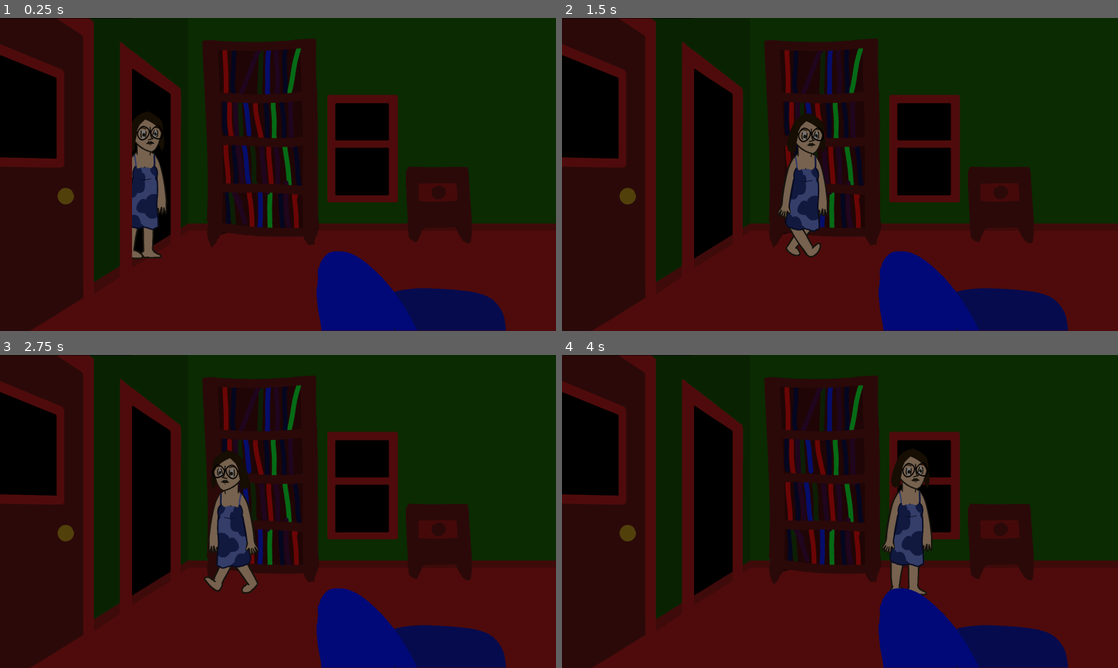
Above: before the commit, frames 1-4 (two rows, left to right).
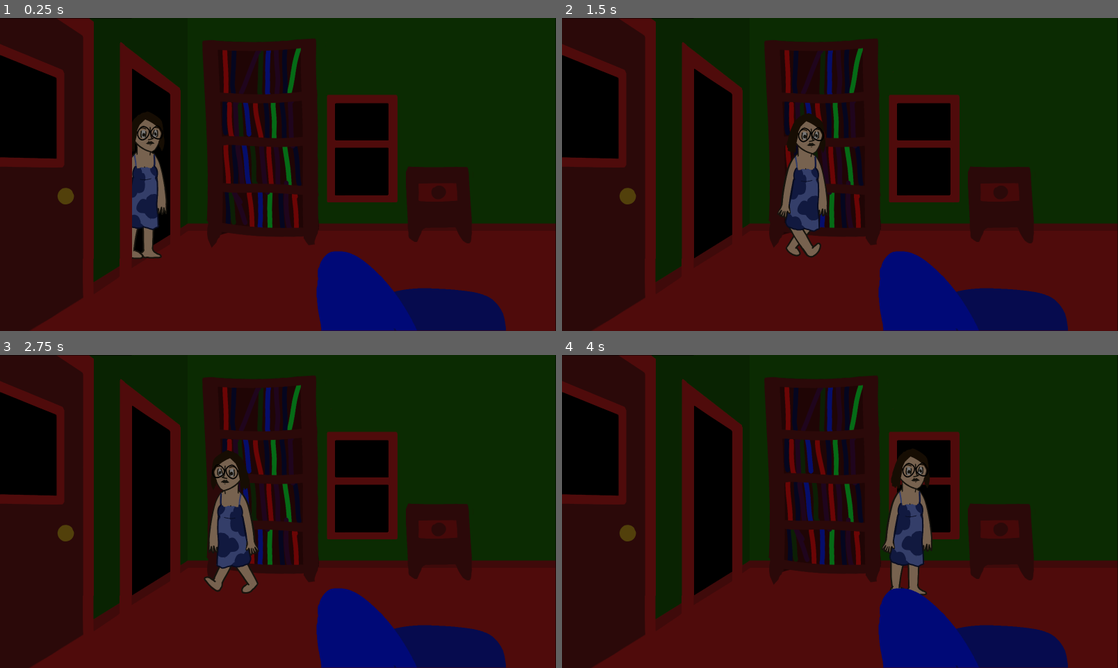
Above: after the commit, the same moments.

Repository: MarmadileManteater/Carbuncle-Game
Game: Godot game, scene res://scenes/living_room/living_room.tscn
The game is run twice, just before and just after one commit, with the same random seed, the same clock (stepped at 60 frames per second) and the same inputs. This scene is started directly instead of the project's main scene. Sound files missing from this copy of the repository are replaced by a short silence.
Inputs (mouse positions are in pixels of both pictures, inside the frame that each line leads up to):
- Up to frame 1 (0.25 s): no input
- Up to frame 2 (1.5 s): tap Enter at 0.5 s; move the mouse to (962, 158) at 0.52 s; hold Right (ui_right) from 0.53 s (still down); click (962, 158) at 0.67 s; move the mouse to (728, 190) at 1.27 s
- Up to frame 3 (2.75 s): move the mouse to (333, 442) at 2.02 s; release Right (ui_right) at 2.03 s; hold Left (ui_left) from 2.03 s (still down)
- Up to frame 4 (4 s): move the mouse to (812, 574) at 2.77 s; release Left (ui_left) at 2.78 s; hold Right (ui_right) from 2.78 s (still down); click (812, 574) at 2.92 s; move the mouse to (1006, 558) at 3.52 s

The runs differ from the first frame. In frame 1, 0.3% of the frame differs, in the area x 16-100%, y 12-100%; in frame 2, 0.3%; in frame 3, 0.3%; in frame 4, 0.3%.

Commit message:
Add carbunkle from left

Diff:
--- a/project/scenes/global/global.gd
+++ b/project/scenes/global/global.gd
@@ -10,6 +10,7 @@
 var searches: int = 0
 var carbunkle_state: CarbunkleState = CarbunkleState.new()
 var is_basement_door_locked: bool = true
+var carbunkle_direction: DefaultScene.Direction
 
 # Called when the node enters the scene tree for the first time.
 func _ready() -> void:
@@ -18,12 +19,21 @@
 	$CarbunkleTimer.timeout.connect(
 		func():
 			if carbunkle_state.phase > 1:
-				knock()
 				if carbunkle_state.phase != 6:
 					carbunkle_state.move()
+				knock()
 				loaded_scene.update_carbunkle_location(carbunkle_state.location)
 	)
 	$CarbunkleTimer.start()
+	$Jukebox.phase_change.connect(
+		func(phase):
+			if phase > carbunkle_state.phase:
+				carbunkle_state.phase = phase
+				loaded_scene.change_phase(phase)
+				if is_kitchen_door_locked:
+					carbunkle_direction = DefaultScene.Direction.Left
+				loaded_scene.carbunkle_arrives(carbunkle_direction)
+	)
 
 func _input(event: InputEvent) -> void:
 	$Cursor.input(event)
@@ -122,8 +132,11 @@
 	loaded_scene.carbunkle_location = carbunkle_state.location
 	loaded_scene.is_basement_door_locked = is_basement_door_locked
 	loaded_scene.is_kitchen_door_locked = is_kitchen_door_locked
+	loaded_scene.phase = carbunkle_state.phase
 	if carbunkle_state.phase == 6:
-		loaded_scene.carbunkle_arrives()
+		loaded_scene.carbunkle_arrives(carbunkle_direction)
+		carbunkle_state.location = CarbunkleState.Location.Walking
+		loaded_scene.update_carbunkle_location(carbunkle_state.location)
 	add_child(loaded_scene)
 
 
@@ -135,8 +148,8 @@
 
 func _on_cursor_capture() -> void:
 	loaded_scene.capture()
-	if not state.has("window"):
-		state["window"] = {
+	if not state.has("Window"):
+		state["Window"] = {
 			"animation": "Approach",
 			"position": 0,
 			"is_playing": true,
@@ -153,7 +166,11 @@
 
 func knock() -> void:
 	if carbunkle_state.phase == 6:
-		loaded_scene.carbunkle_arrives()
+		carbunkle_state.location = CarbunkleState.Location.Walking
+		loaded_scene.update_carbunkle_location(carbunkle_state.location)
+		if is_kitchen_door_locked:
+			carbunkle_direction = DefaultScene.Direction.Left
+		loaded_scene.carbunkle_arrives(carbunkle_direction)
 		return
 	var distance = carbunkle_state.get_distance(loaded_scene_name)
 
@@ -166,13 +183,22 @@
 	if distance == 2:
 		audio_level = -5
 
+	if carbunkle_state.phase > 2:
+		$SoundMachine.play(SoundMachine.Sound.Jiggling, audio_level)
 	$SoundMachine.play(sound, audio_level)
 	if sound == SoundMachine.Sound.Busted || sound == SoundMachine.Sound.Opening:
+		carbunkle_direction = DefaultScene.Direction.Right
+		if is_kitchen_door_locked:
+			carbunkle_direction = DefaultScene.Direction.Left
 		$Jukebox.set_track("Phase %d" % 6)
 		carbunkle_state.phase = 6
+		loaded_scene.change_phase(carbunkle_state.phase)
 		if distance == 0:
-			loaded_scene.carbunkle_arrives()
+			if sound != SoundMachine.Sound.Busted:
+				$SoundMachine.play(SoundMachine.Sound.Busted, audio_level)
+			loaded_scene.carbunkle_arrives(carbunkle_direction)
 			carbunkle_state.location = CarbunkleState.Location.Walking
+			loaded_scene.update_carbunkle_location(carbunkle_state.location)
 
 
 func on_timeout_trigger_track(track_name: String, time: float):
@@ -182,12 +208,14 @@
 				func():
 					remove_child(timer)
 					timer.queue_free()
-					$Jukebox.set_track(track_name)
-					if track_name == "Phase 2":
-						knock()
-						carbunkle_state.location = CarbunkleState.Location.FrontDoor
-						loaded_scene.update_carbunkle_location(carbunkle_state.location)
-						carbunkle_state.phase = 2
+					if carbunkle_state.phase == 1:
+						$Jukebox.set_track(track_name)
+						if track_name == "Phase 2":
+							knock()
+							carbunkle_state.location = CarbunkleState.Location.FrontDoor
+							loaded_scene.update_carbunkle_location(carbunkle_state.location)
+							carbunkle_state.phase = 2
+							loaded_scene.change_phase(carbunkle_state.phase)
 			)
 			add_child(timer)
 			timer.start(time)
--- a/project/scenes/jukebox/jukebox.gd
+++ b/project/scenes/jukebox/jukebox.gd
@@ -1,5 +1,6 @@
 extends Node2D
 
+signal phase_change
 var current_track: AudioStreamPlayer
 
 func set_track(name: String) -> void:
@@ -7,7 +8,8 @@
 		if name == current_track.name:
 			return
 
-	find_child("Phase *").stop()
+	for phase in find_children("Phase *"):
+		phase.stop()
 	var track: AudioStreamPlayer = find_child(name)
 	var position = 0
 	if current_track != null:
@@ -27,12 +29,16 @@
 
 func _on_phase_2_finished() -> void:
 	$"Phase 3".play()
+	phase_change.emit(3)
 
 func _on_phase_3_finished() -> void:
 	$"Phase 4".play()
+	phase_change.emit(4)
 
 func _on_phase_4_finished() -> void:
 	$"Phase 5".play()
+	phase_change.emit(5)
 
 func _on_phase_5_finished() -> void:
 	$"Phase 6".play()
+	phase_change.emit(6)
--- a/project/scenes/kitchen/kitchen.gd
+++ b/project/scenes/kitchen/kitchen.gd
@@ -117,9 +117,14 @@
 	$Monica.position = state_info["player_position"] + Vector2(20, 0)
 	$Fridge.animation = state_info["fridge"]
 
-func carbunkle_arrives():
-	backdoor_state = DoorState.Open
-	$Carbunkle.show()
+func carbunkle_arrives(direction: DefaultScene.Direction):
+	if direction == DefaultScene.Direction.Right:
+		backdoor_state = DoorState.Open
+		$Carbunkle.show()
+	else:
+		$Carbunkle.position = $CarbunkleLeft.position
+		$Carbunkle.flip_h = true
+		$Carbunkle.show()
 
 
 func _on_carbunkle_entered(body: Node2D) -> void:
--- a/project/scenes/kitchen/kitchen.tscn
+++ b/project/scenes/kitchen/kitchen.tscn
@@ -209,27 +209,10 @@
 shape = SubResource("RectangleShape2D_o4r6q")
 debug_color = Color(0.7124032, 0.26126483, 1, 0.41960785)
 
-[node name="KitchenWalls1" type="Sprite2D" parent="." unique_id=1783456702]
-modulate = Color(0.50980395, 0.50980395, 0.50980395, 1)
-position = Vector2(800, 450)
-texture = ExtResource("9_0mum6")
-
-[node name="FridgeNote2" parent="." unique_id=1448613965 instance=ExtResource("18_isx8r")]
-visible = false
-position = Vector2(746, 621)
-
-[node name="Dialog" parent="FridgeNote2" unique_id=1634559854 instance=ExtResource("19_rsa7i")]
-text = "\"Cat dead, details later\""
-portrait = 1
-
-[node name="Dialog2" parent="FridgeNote2" unique_id=2057471988 instance=ExtResource("19_rsa7i")]
-text = "I guess he was too busy pushing bodies around to call..."
-portrait = 1
-
 [node name="Carbunkle" parent="." unique_id=1163829090 instance=ExtResource("20_rsa7i")]
 visible = false
 position = Vector2(1338, 397)
-frame_progress = 0.49832836
+frame_progress = 0.38441652
 
 [node name="Area2D" type="Area2D" parent="Carbunkle" unique_id=1106582040]
 
@@ -238,6 +221,23 @@
 rotation = -0.12217306
 shape = SubResource("RectangleShape2D_u4npt")
 
+[node name="KitchenWalls1" type="Sprite2D" parent="." unique_id=1783456702]
+modulate = Color(0.50980395, 0.50980395, 0.50980395, 1)
+position = Vector2(800, 450)
+texture = ExtResource("9_0mum6")
+
+[node name="FridgeNote2" parent="." unique_id=1448613965 instance=ExtResource("18_isx8r")]
+visible = false
+position = Vector2(746, 621)
+
+[node name="Dialog" parent="FridgeNote2" unique_id=1634559854 instance=ExtResource("19_rsa7i")]
+text = "\"Cat dead, details later\""
+portrait = 1
+
+[node name="Dialog2" parent="FridgeNote2" unique_id=2057471988 instance=ExtResource("19_rsa7i")]
+text = "I guess he was too busy pushing bodies around to call..."
+portrait = 1
+
 [node name="NoKey" parent="." unique_id=118297267 instance=ExtResource("18_isx8r")]
 visible = false
 position = Vector2(746, 621)
@@ -251,6 +251,9 @@
 visible = false
 text = "What am I keeping down there????"
 portrait = 1
+
+[node name="CarbunkleLeft" type="Node2D" parent="." unique_id=1234288133]
+position = Vector2(-82, 445)
 
 [connection signal="body_entered" from="Area2D" to="." method="_left_door_body_entered"]
 [connection signal="body_entered" from="Carbunkle/Area2D" to="." method="_on_carbunkle_entered"]
--- a/project/scenes/living_room/living_room.gd
+++ b/project/scenes/living_room/living_room.gd
@@ -28,7 +28,7 @@
 				if searches == 0:
 					item_obtained.emit("dph")
 				if searches == 2:
-					item_obtained.emit("key")
+					item_obtained.emit("doorkey")
 				search.emit()
 	)
 
@@ -95,8 +95,15 @@
 	if location == CarbunkleState.Location.LivingRoomWindow:
 		$MonsterBehindWindow.show()
 
-func carbunkle_arrives():
-	$Carbunkle.show()
+func carbunkle_arrives(direction: DefaultScene.Direction):
+	if direction == DefaultScene.Direction.Right:
+		$Carbunkle.show()
+	else:
+		$Carbunkle.show()
+		$Carbunkle.position = $CarbunkleLeft.position
+		$DoorBlank.show()
+		$DoorBusteds.play()
+
 
 func _on_carbunkle_entered(body: Node2D) -> void:
 	if body == $Monica:
--- a/project/scenes/living_room/living_room.tscn
+++ b/project/scenes/living_room/living_room.tscn
@@ -10,8 +10,10 @@
 [ext_resource type="Texture2D" uid="uid://bnrgk25ycomie" path="res://assets/sprites/bookshelf.png" id="6_tjl2r"]
 [ext_resource type="Texture2D" uid="uid://dwemxcsjvgypy" path="res://assets/sprites/drawer.png" id="7_t80q3"]
 [ext_resource type="PackedScene" uid="uid://6ow7g2olutni" path="res://scenes/virtual_clickable/virtual_clickable.tscn" id="8_0hj4s"]
+[ext_resource type="Texture2D" uid="uid://btxvn1xt6og6m" path="res://assets/sprites/living_room_door.png" id="9_tdost"]
 [ext_resource type="PackedScene" uid="uid://bkvjjvf73aaod" path="res://scenes/dialogs/dialogs.tscn" id="10_3o82y"]
 [ext_resource type="PackedScene" uid="uid://cw8n73x31nrww" path="res://scenes/dialog/dialog.tscn" id="11_wk2qu"]
+[ext_resource type="AudioStream" uid="uid://cngmmfjbay1gs" path="res://assets/sfx/Door - Busted Open.ogg" id="14_xincc"]
 
 [sub_resource type="AtlasTexture" id="AtlasTexture_0hj4s"]
 atlas = ExtResource("7_t80q3")
@@ -83,16 +85,16 @@
 [node name="MonsterBehindWindow" parent="." unique_id=1163829090 instance=ExtResource("2_wk2qu")]
 visible = false
 position = Vector2(1065, 473)
-frame_progress = 0.26641726
+frame_progress = 0.50108385
 
 [node name="MonsterBehindDoor" parent="." unique_id=777084332 instance=ExtResource("2_wk2qu")]
 visible = false
 position = Vector2(116.00006, 469)
 scale = Vector2(1.3779999, 1.3779999)
-frame_progress = 0.6679634
+frame_progress = 0.90263057
 
 [node name="Sprite2D2" type="Sprite2D" parent="." unique_id=1599605886]
-position = Vector2(800, 451)
+position = Vector2(799, 451)
 texture = ExtResource("2_v2mqm")
 
 [node name="Bookshelf" type="Sprite2D" parent="." unique_id=1838528401]
@@ -145,10 +147,15 @@
 [node name="RightEntrance" type="Node2D" parent="." unique_id=1006594122]
 position = Vector2(1526, 467)
 
+[node name="DoorBlank" type="Sprite2D" parent="." unique_id=298202976]
+visible = false
+position = Vector2(152, 452)
+texture = ExtResource("9_tdost")
+
 [node name="Carbunkle" parent="." unique_id=491502546 instance=ExtResource("2_wk2qu")]
 visible = false
 position = Vector2(1720, 459)
-frame_progress = 0.9035286
+frame_progress = 0.13819562
 
 [node name="Area2D" type="Area2D" parent="Carbunkle" unique_id=1246180061]
 
@@ -185,6 +192,12 @@
 [node name="Dialog2" parent="Couch Cushions" unique_id=2042479526 instance=ExtResource("11_wk2qu")]
 portrait = 1
 
+[node name="CarbunkleLeft" type="Node2D" parent="." unique_id=2050911708]
+position = Vector2(407, 604)
+
+[node name="DoorBusteds" type="AudioStreamPlayer" parent="." unique_id=658772013]
+stream = ExtResource("14_xincc")
+
 [connection signal="body_entered" from="Area2D2" to="." method="_on_kitchen_entered"]
 [connection signal="body_entered" from="Area2D" to="." method="_on_left_door_body_entered"]
 [connection signal="body_entered" from="Carbunkle/Area2D" to="." method="_on_carbunkle_entered"]
--- a/project/scenes/lock_puzzle_1/lock_puzzle_1.gd
+++ b/project/scenes/lock_puzzle_1/lock_puzzle_1.gd
@@ -13,5 +13,5 @@
 	pass
 
 
-func carbunkle_arrives():
+func carbunkle_arrives(direction: DefaultScene.Direction):
 	death.emit()
--- a/project/scenes/lock_puzzle_2/lock_puzzle_2.gd
+++ b/project/scenes/lock_puzzle_2/lock_puzzle_2.gd
@@ -18,5 +18,5 @@
 
 
 
-func carbunkle_arrives():
+func carbunkle_arrives(direction: DefaultScene.Direction):
 	death.emit()
--- a/project/scenes/lock_puzzle_3/lock_puzzle_3.gd
+++ b/project/scenes/lock_puzzle_3/lock_puzzle_3.gd
@@ -16,5 +16,5 @@
 func _process(delta: float) -> void:
 	pass
 
-func carbunkle_arrives():
+func carbunkle_arrives(direction: DefaultScene.Direction):
 	death.emit()
--- a/project/scenes/room_with_window/room_with_window.gd
+++ b/project/scenes/room_with_window/room_with_window.gd
@@ -16,6 +16,8 @@
 	if carbunkle_location == CarbunkleState.Location.BedroomWindow:
 		$Monster.show()
 		$Clickable.remove_child(window)
+	if phase == 2:
+		$Clickable.remove_child(window)
 
 # Called every frame. 'delta' is the elapsed time since the previous frame.
 func _process(delta: float) -> void:
@@ -25,7 +27,7 @@
 		if is_lamp_timer_active:
 			$LampTimer.stop()
 			lamp_count += 1
-			if lamp_count > 3 and "window" in has_visited and not monster_at_window:
+			if lamp_count > 3 and not monster_at_window:
 				lamp_count = 0
 				$WindowSlam.play()
 				$Monster.show()
@@ -93,5 +95,5 @@
 		$Clickable.add_child(window)
 
 
-func carbunkle_arrives():
+func carbunkle_arrives(direction: DefaultScene.Direction):
 	death.emit()
--- a/project/scripts/default_scene.gd
+++ b/project/scripts/default_scene.gd
@@ -1,5 +1,7 @@
 extends Node2D
 class_name DefaultScene
+
+enum Direction { Left, Right }
 
 signal change_scene
 signal change_cursor
@@ -25,6 +27,7 @@
 var carbunkle_location: CarbunkleState.Location
 var is_kitchen_door_locked: bool = false
 var is_basement_door_locked: bool = true
+var phase: int = 1
 
 # Called when the node enters the scene tree for the first time.
 func _ready() -> void:
@@ -114,5 +117,8 @@
 func update_carbunkle_location(location: CarbunkleState.Location) -> void:
 	pass
 
-func carbunkle_arrives():
+func carbunkle_arrives(direction: Direction):
 	pass
+
+func change_phase(given: int):
+	phase = given
Not shown, added: project/assets/music/Game Over - Old.ogg.import
Binary file added: project/assets/sprites/living_room_door.png
Not shown, added: project/assets/sprites/living_room_door.png.import
